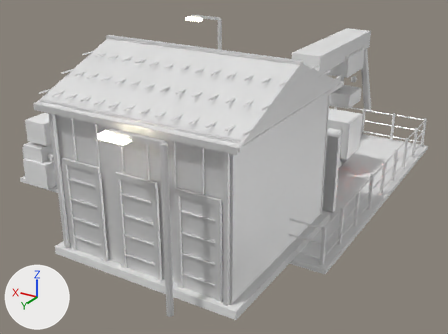
The FBX model Assets/Art/KayseriIsland/Models/Copper/Phase3/Fleet_P3.fbx, before and after one commit.
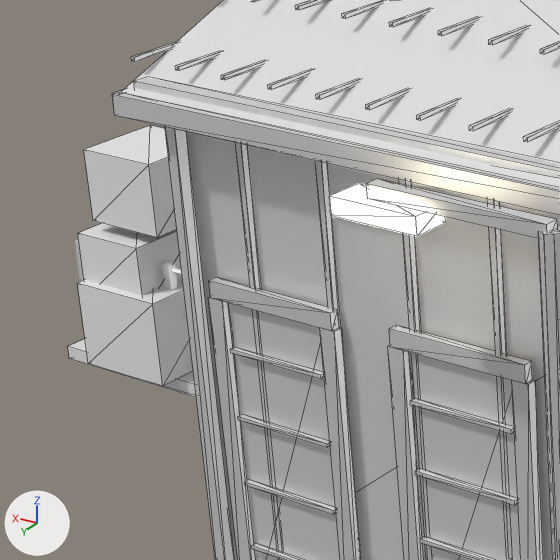
There are two pictures of each version: one whole from a 50 mm lens placed at (-62.27, 19.01, 30.9), pointed at (-40.5, -17.27, 12.76), one close up on the part from 0% to 37% of the width and 23% to 72% of the height. Every picture has the same lights, and +X, +Y and +Z are marked at lower left. The older version's two pictures come first. The close-ups show mesh edges as thin lines. Where no turn or scale is listed for an object, it has been applied to the vertices. Vertices at exactly the same position are counted once.

Objects in the first close-up: 'Fleet.Crates', 'Fleet.Garage', 'Fleet.Lamp0', 'Fleet.Yard' and 1 more.
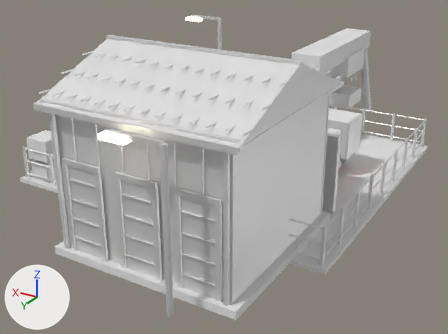
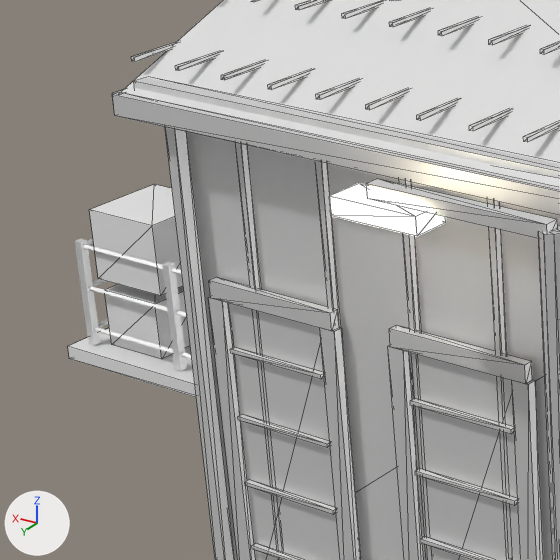
Where the change shows, as pixel boxes (x1, y1, x2, y2) in the close-ups (560 x 560 px; the box of a moved part takes in the faces that stretch with it):
'Fleet.Crates', reshaped (13% narrower, 33% shorter)
    before: (77, 125, 193, 386)
    after: (89, 184, 190, 359)
part 1 of me_fleet_crates_001, added
    after: (105, 284, 190, 359)
part 2 of me_fleet_crates_001, moved or reshaped
    before: (84, 125, 177, 237)
    after: (89, 184, 183, 296)
part 3 of me_fleet_crates_001, deleted
    before: (77, 278, 193, 386)
part 4 of me_fleet_crates_001, deleted
    before: (78, 223, 182, 295)
'Fleet.Fence', unchanged, uncovered by the edit
    before: (75, 239, 192, 359)
    after: (75, 239, 192, 371)
'Fleet.Yard', unchanged, uncovered by the edit
    before: (68, 339, 196, 397)
    after: (68, 328, 196, 397)

The change, as a diff of the scene's bpy script:
```diff
--- a/Assets/Art/KayseriIsland/Models/Copper/Phase3/Fleet_P3.fbx.py
+++ b/Assets/Art/KayseriIsland/Models/Copper/Phase3/Fleet_P3.fbx.py
@@ me_fleet_crates_001 @@
 # used by ob_fleet_crates; location = (-30.0, -10.0, 12.16)
-me_fleet_crates_001.from_pydata(...)  # 24 vertices, 36 faces; spans x -1.28..0.95, y -0.88..1.42, z 0.0..4.71
+me_fleet_crates_001.from_pydata(...)  # 16 vertices, 24 faces; spans x -0.58..1.27, y -1.31..0.54, z 0.0..3.14
+# me_fleet_crates_001 part 1: a new loose piece, a box spanning x -0.28..1.23, y -1.05..0.46, z 0.0..1.28, in mat_wood_lt (white #e7e7e7)
+# me_fleet_crates_001 part 2: the loose piece of 8 vertices spanning x -1.14..0.7, y -0.88..0.96, z 3.14..4.71 is moved by (0.57, -0.42, -1.56)
+# me_fleet_crates_001 part 3: the loose piece of 8 vertices spanning x -1.28..0.9, y -0.77..1.42, z 0.0..1.86 is deleted
+# me_fleet_crates_001 part 4: the loose piece of 8 vertices spanning x -0.75..0.95, y -0.51..1.2, z 1.45..2.89 is deleted
 me_fleet_crates_001.materials.append(mat_wood_lt)
```
